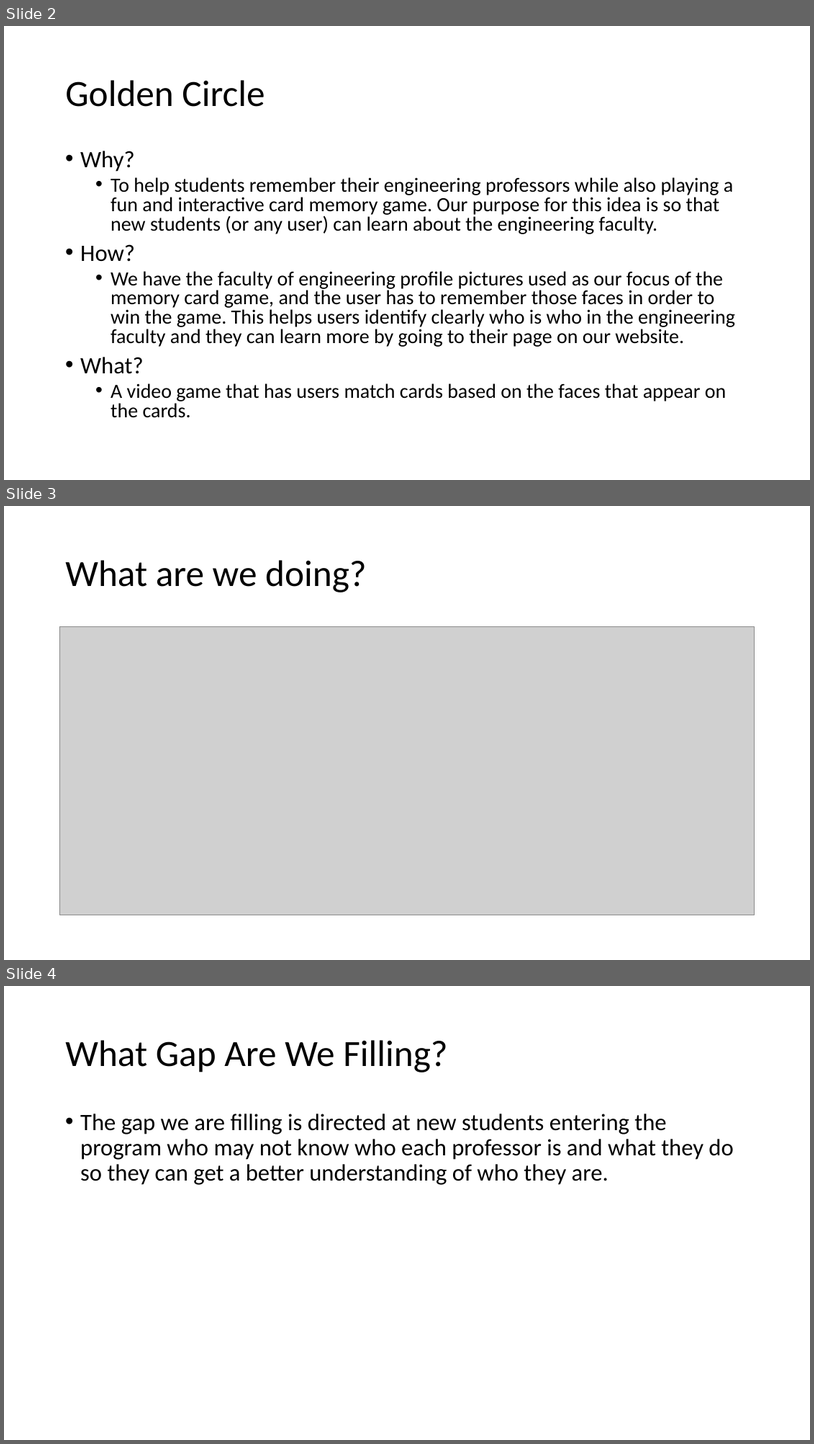
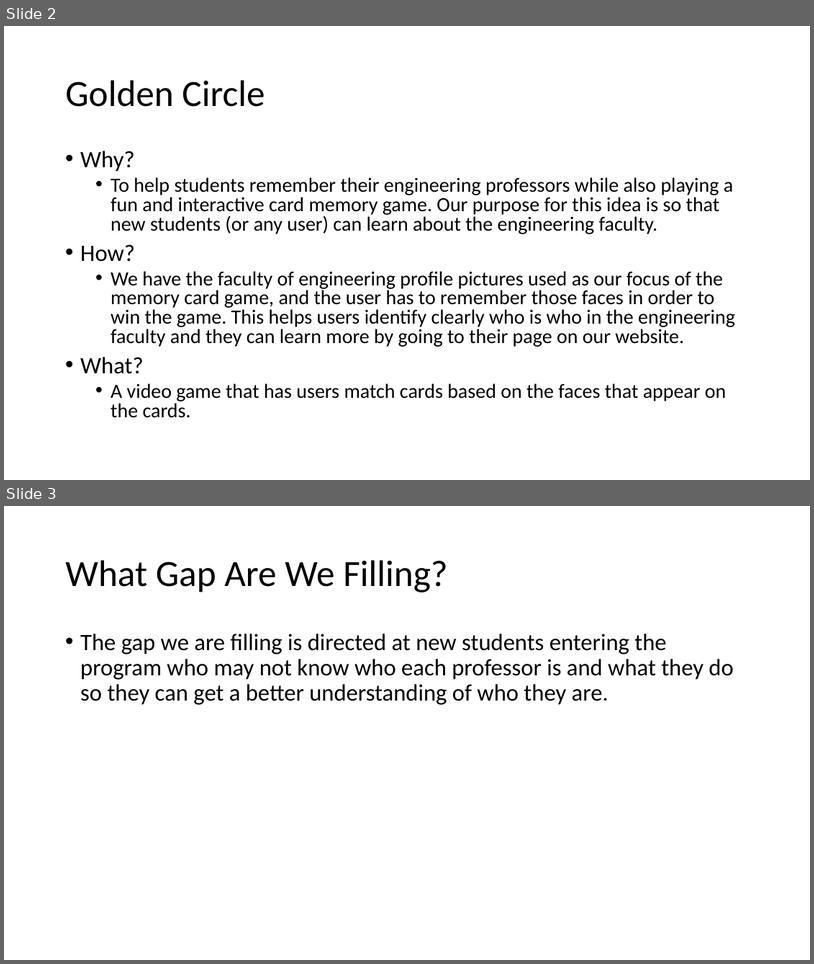
Before and after one commit to Jacobchapman99/ENSE-374-Group07-Project, a slide deck: Milestone4/Milestone 4.ppt. Shown one above the other, each under a label of ours: slides 2, 3 and 4 before the commit, slides 2 and 3 after it. The pictures are 814x1444 and 814x964 pixels, drawn with LibreOffice and Linux fonts; fonts in the diff are those of the drawing; grey boxes stand for pictures. Boxes give left, top, right and bottom in pixels: in the first picture for what was removed or moved away, otherwise in the second. Text is boxed around its words. In the diff, an @@ line names an element or a change of style, - is before the commit and + after.

```diff
--- a/Milestone4/Milestone 4.ppt
+++ b/Milestone4/Milestone 4.ppt
@@ slide 3 removed at [4,506,810,960], background #FFFFFF @@
@@ title removed at [65,560,367,592] @@
-What are we doing?
@@ picture removed at [59,627,755,915] @@
@@ what was slide 4 is now slide 3 @@
```
Also in this commit, not shown: 3 slides changed, 1 slide added, 1 other slide removed.
